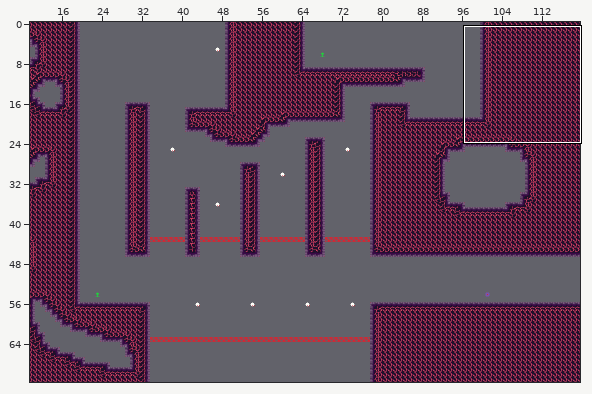
Two versions of a level (Tiled map, mapping_tools/tilemaps/fire2.tmx). The first picture is a wide view before the edit; the outline marks the close-up.
Close-up. Before the commit:
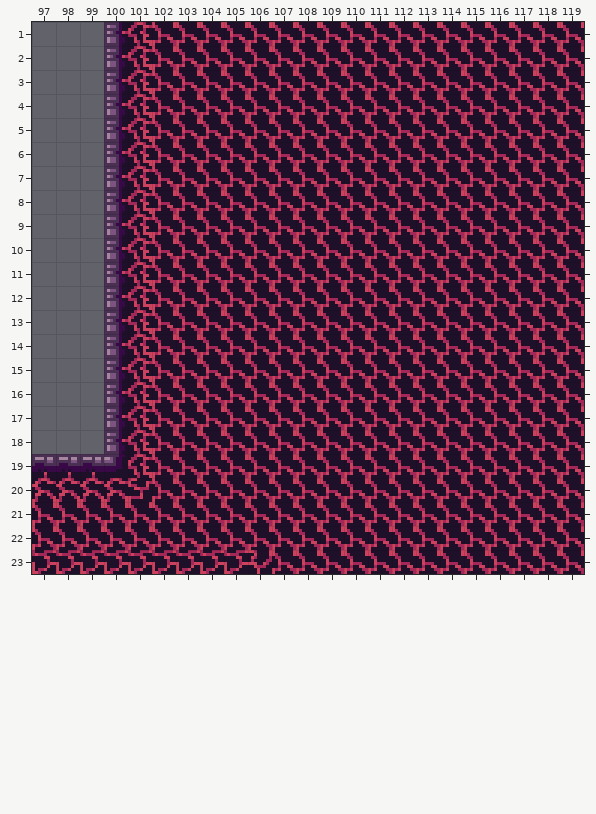
Cells are 8x8 px. Shown: x 97..119, y 1..23. The commit also changed other parts of the map, which this record leaves out.
Now the later version:
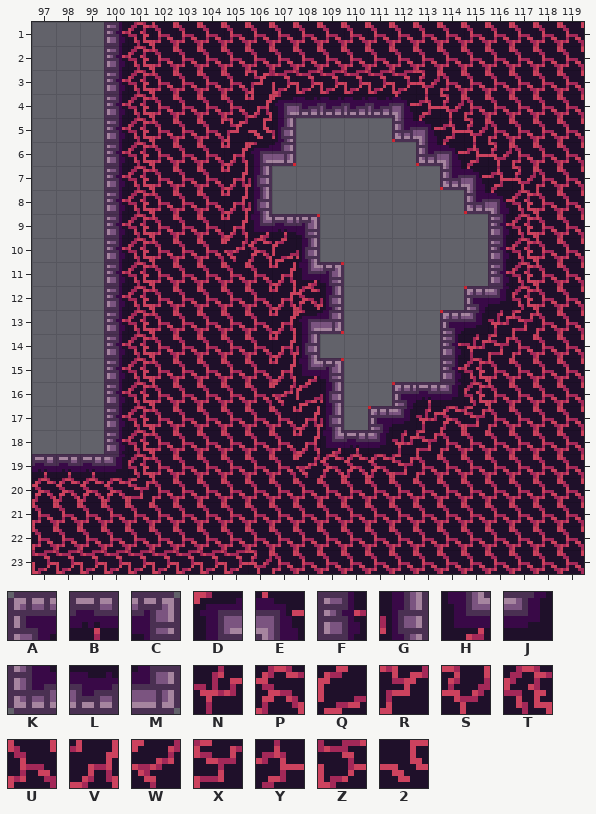
Key: from "fire": A 0, B 1, C 2, D 3, E 4, F 13, G 15, H 16, J 17, K 26, L 27, M 28, N 49, P 50, Q 51, R 60, S 61, T 62, U 63, V 64, W 73, X 74, Y 75, Z 76, 2 77.
_ is an empty cell, # one hidden under a higher layer.
The edit:
Layer "draft":
y 5: x 108..111 #### -> ____
y 6: x 108..112 ##### -> _____
y 7: x 107..113 ####### -> _______
y 8: x 107..114 ######## -> ________
y 9..10: x 109..115 ####### -> _______
y 11: x 110..115 ###### -> ______
y 12: x 110..114 ##### -> _____
y 13: x 110..113 #### -> ____
y 14: x 109..113 ##### -> _____
y 15: x 110..113 #### -> ____
y 16: x 110..111 ## -> __
y 17: x 110 # -> _
Layer "map":
y 3: x 106..113 UUUUUUUU -> RZZZZZZS
y 4: x 106..114 UUUUUUUUU -> VDLLLLEYS
y 5: x 105..115 UUUUUUUUUUU -> R2G____KEYS
y 6: x 105..116 UUUUUUUUUUUU -> VDM_____KEYS
y 7: x 105..117 UUUUUUUUUUUUU -> VG_______KEYS
y 8: x 105..117 UUUUUUUUUUUUU -> VG________KET
y 9: x 105..117 UUUUUUUUUUUUU -> VHBC_______FT
y 10: x 105..117 UUUUUUUUUUUUU -> WPQG_______FT
y 11: x 107..117 UUUUUUUUUUU -> VHC______FT
y 12: x 107..117 UUUUUUUUUUU -> VPG_____AJT
y 13: x 107..117 UUUUUUUUUUU -> VDM____AJNX
y 14: x 107..116 UUUUUUUUUU -> VG_____FNX
y 15: x 107..115 UUUUUUUUU -> VHC____FT
y 16: x 107..115 UUUUUUUUU -> WQG__ABJT
y 17: x 108..115 UUUUUUUU -> VG_AJNPX
y 18: x 108..113 UUUUUU -> VHBJNX
y 19: x 108..112 UUUUU -> WPPPX
